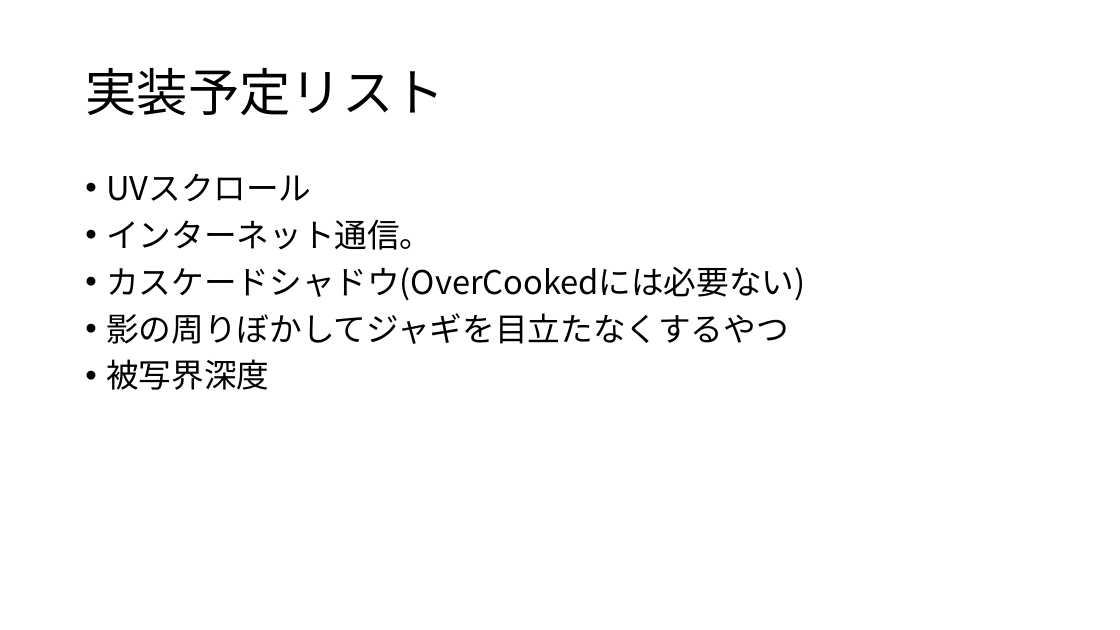
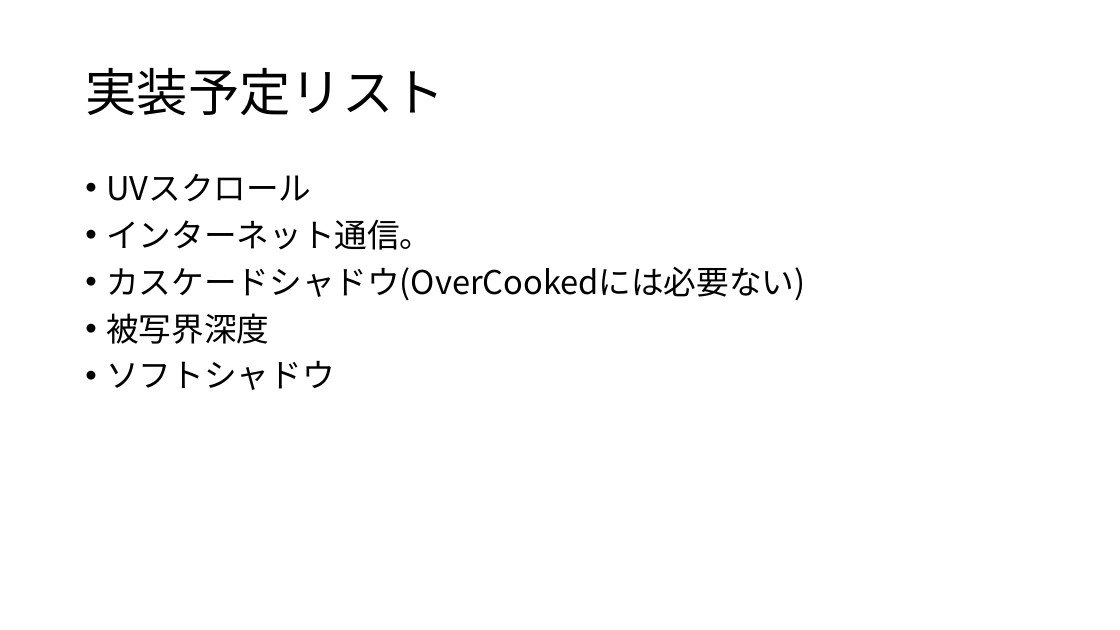
Before and after one commit to kyotento/KyotEngine, a slide deck: slide 11 of ポートフォリオ(仮).pptx. Drawn at 1120x630 pixels with LibreOffice and Linux fonts; fonts in the diff are those of the drawing. Boxes give left, top, right and bottom in pixels: in the first picture for what was removed or moved away, otherwise in the second. Text is boxed around its words. In the diff, an @@ line names an element or a change of style, - is before the commit and + after.

```diff
--- a/ポートフォリオ(仮).pptx
+++ b/ポートフォリオ(仮).pptx
@@ text at bbox=[106, 313, 788, 344]: paragraph removed @@
-• 影の周りぼかしてジャギを目立たなくするやつ
@@ text at bbox=[106, 360, 334, 390]: paragraph added @@
+• ソフトシャドウ
```
Also in this commit, not shown: 2 other slides changed, 13 other files.
